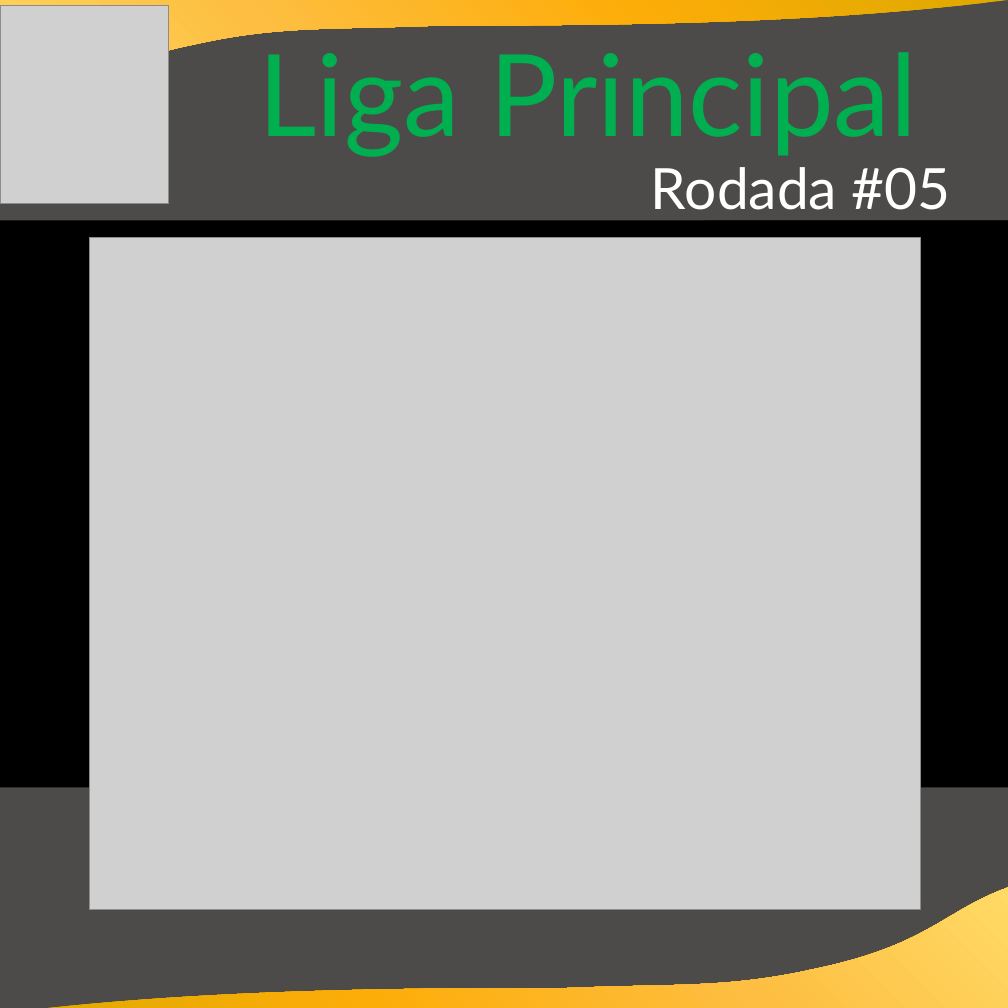
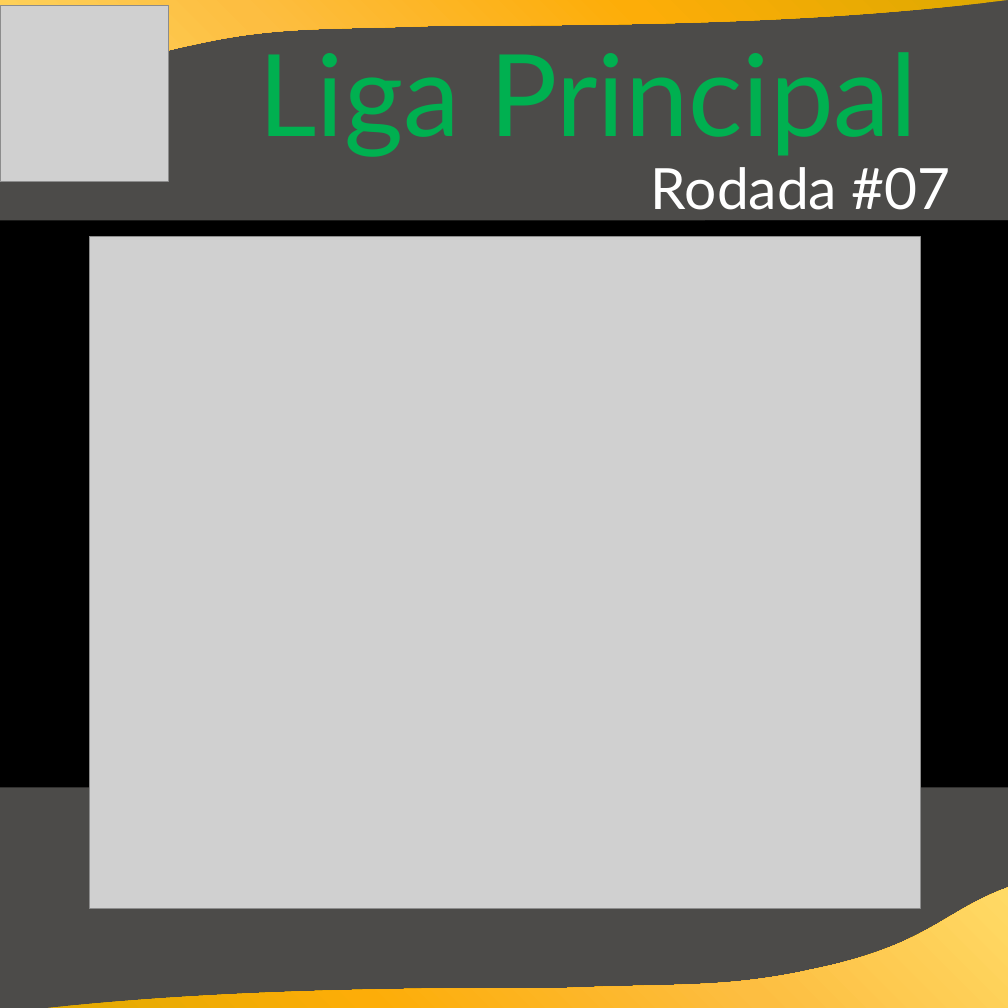
Before and after one commit to cknakayama/automacao_ligaroletarussa2021, a slide deck: slide 1 of Informativos.pptx. Drawn at 1008x1008 pixels with LibreOffice and Linux fonts; fonts in the diff are those of the drawing; grey boxes stand for pictures; background and template pictures are left out. Boxes give left, top, right and bottom in pixels: in the first picture for what was removed or moved away, otherwise in the second. Text is boxed around its words. In the diff, an @@ line names an element or a change of style, - is before the commit and + after.

Commit message:
atualização rodada 07

```diff
--- a/Informativos.pptx
+++ b/Informativos.pptx
@@ picture: place and size @@
-picture at [0, 6, 168, 203]
+picture at [0, 6, 168, 182]
@@ text at [651, 167, 951, 210]: text changed @@
-Rodada #05
+Rodada #07
```
Also in this commit, not shown: 7 other slides changed, 5 other files.
